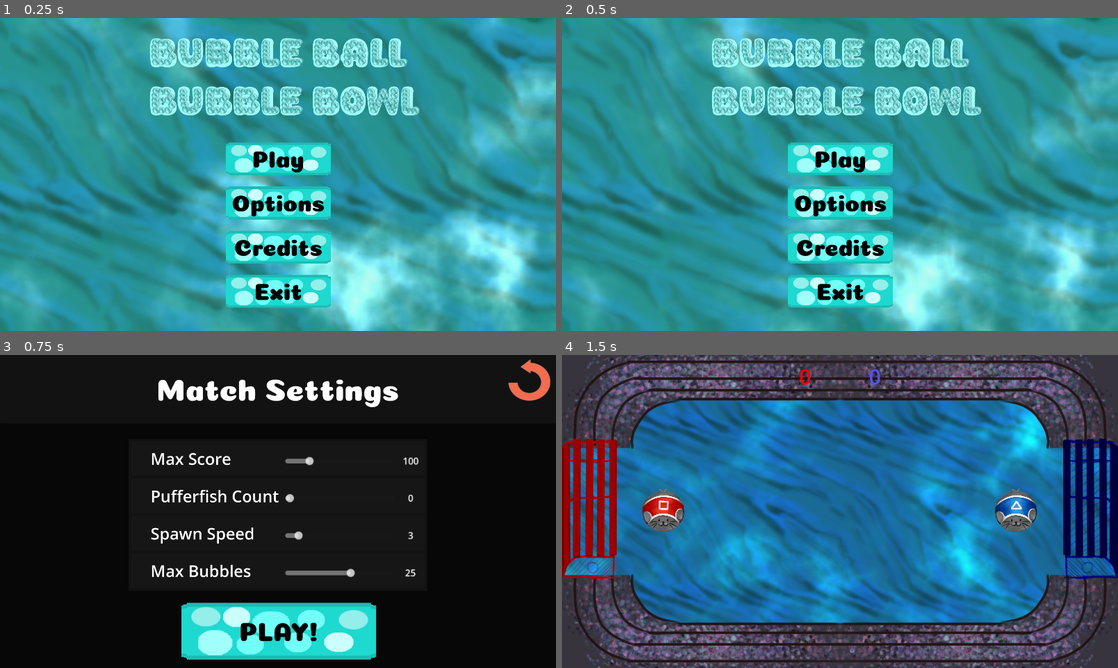
Above: before the commit, frames 1-4 (two rows, left to right).
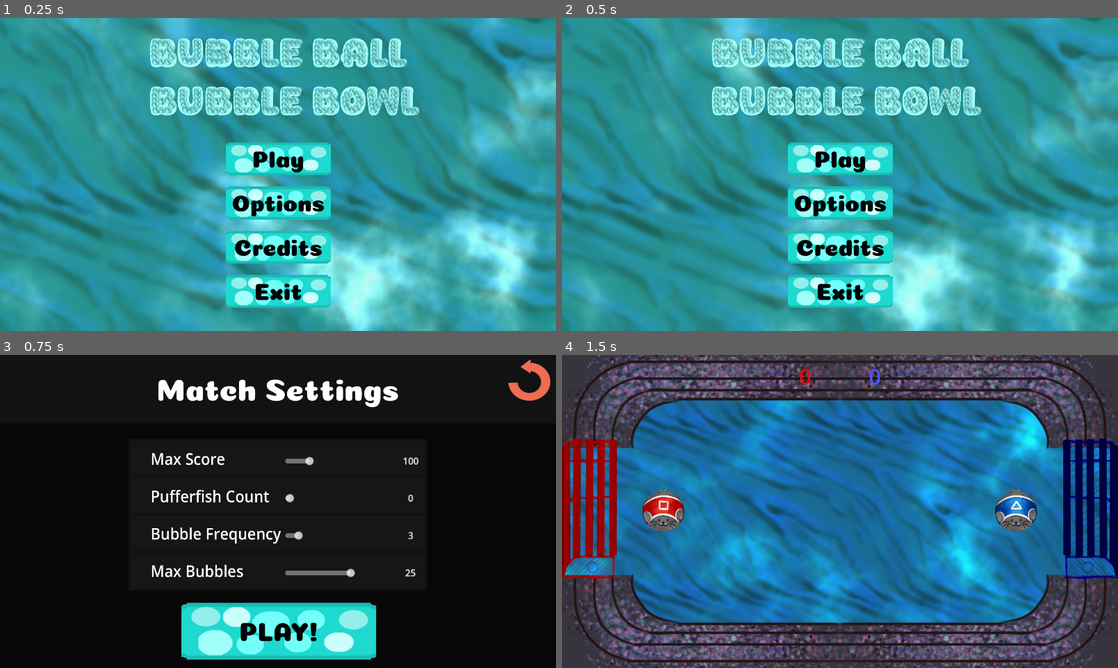
Above: after the commit, the same moments.

Repository: corpusCallosotomy/BubbleBowl
Game: Godot game, scene res://scenes/screens/menus/TitleScreen.tscn
Same seed, same stepped clock (60 frames per second), same inputs: the game is played once before the commit and once after it. The engine's default icon, where the game draws it, is replaced by a stand-in: a white triangle on a blue panel in a dark square.
Inputs:
- Up to frame 1 (0.25 s): no input
- Up to frame 2 (0.5 s): no input
- Up to frame 3 (0.75 s): click "Play" at 0.5 s
- Up to frame 4 (1.5 s): click "PLAY!" at 1.25 s

Frames 1-2 are identical in both runs. In frame 3, 1.6% of the frame differs, in the area x 27-51%, y 31-72%; in frame 4, nothing differs.

Commit message:
fixes before shipping

Diff:
--- a/scenes/bubbles/Bubble.tscn
+++ b/scenes/bubbles/Bubble.tscn
@@ -66,5 +66,6 @@
 max_distance = 5000.0
 attenuation = 0.00248938
 panning_strength = 3.0
+bus = &"SFX"
 
 [connection signal="body_entered" from="." to="." method="_on_body_entered"]
--- a/scenes/player/Player.tscn
+++ b/scenes/player/Player.tscn
@@ -26,3 +26,4 @@
 texture = ExtResource("2_rwsfv")
 
 [node name="AudioStreamPlayer" type="AudioStreamPlayer" parent="."]
+bus = &"SFX"
--- a/scenes/screens/arena/goal.tscn
+++ b/scenes/screens/arena/goal.tscn
@@ -22,5 +22,6 @@
 stream = ExtResource("3_fj70y")
 max_distance = 10000.0
 panning_strength = 3.0
+bus = &"SFX"
 
 [connection signal="body_entered" from="." to="." method="_on_body_entered"]
--- a/scenes/screens/menus/GameModeScreen.tscn
+++ b/scenes/screens/menus/GameModeScreen.tscn
@@ -131,6 +131,7 @@
 offset_right = 331.0
 offset_bottom = 25.5
 grow_vertical = 2
+scale = Vector2(0.925, 1)
 theme_override_font_sizes/font_size = 56
 text = "Max Score"
 
@@ -188,6 +189,7 @@
 offset_right = 331.0
 offset_bottom = 25.5
 grow_vertical = 2
+scale = Vector2(0.925, 1)
 theme_override_font_sizes/font_size = 56
 text = "Pufferfish Count"
 
@@ -242,8 +244,9 @@
 offset_right = 331.0
 offset_bottom = 25.5
 grow_vertical = 2
+scale = Vector2(0.925, 1)
 theme_override_font_sizes/font_size = 56
-text = "Spawn Speed"
+text = "Bubble Frequency"
 
 [node name="HSlider" type="HSlider" parent="CanvasLayer/ButtonMenu/VBoxContainer/Bubble Spawn Speed" node_paths=PackedStringArray("sliderText")]
 layout_mode = 1
@@ -299,6 +302,7 @@
 offset_right = 331.0
 offset_bottom = 25.5
 grow_vertical = 2
+scale = Vector2(0.925, 1)
 theme_override_font_sizes/font_size = 56
 text = "Max Bubbles"
 
Not shown: 1 places in scenes/screens/arena/arena.tscn that only renumber resources
